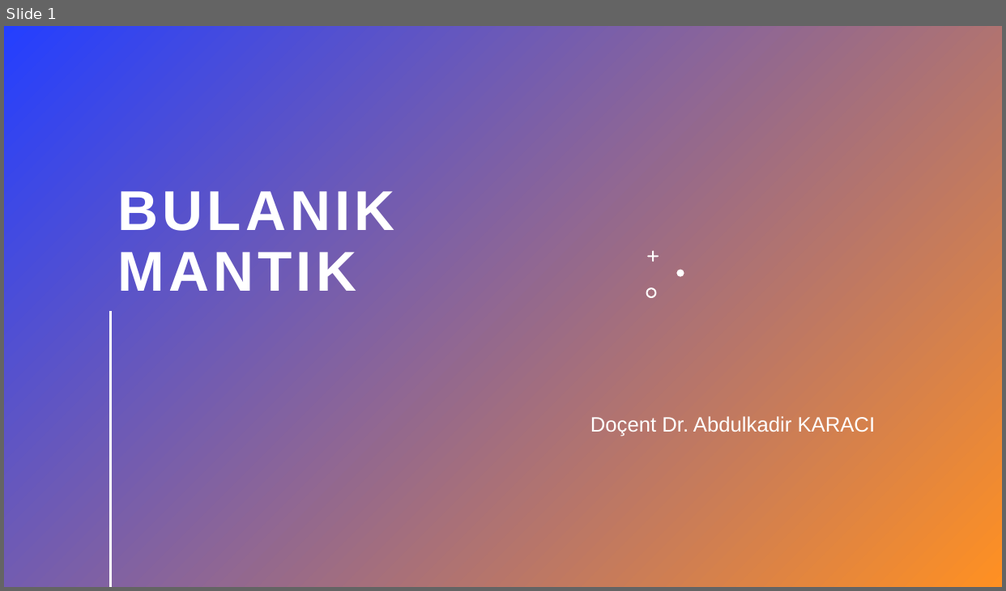
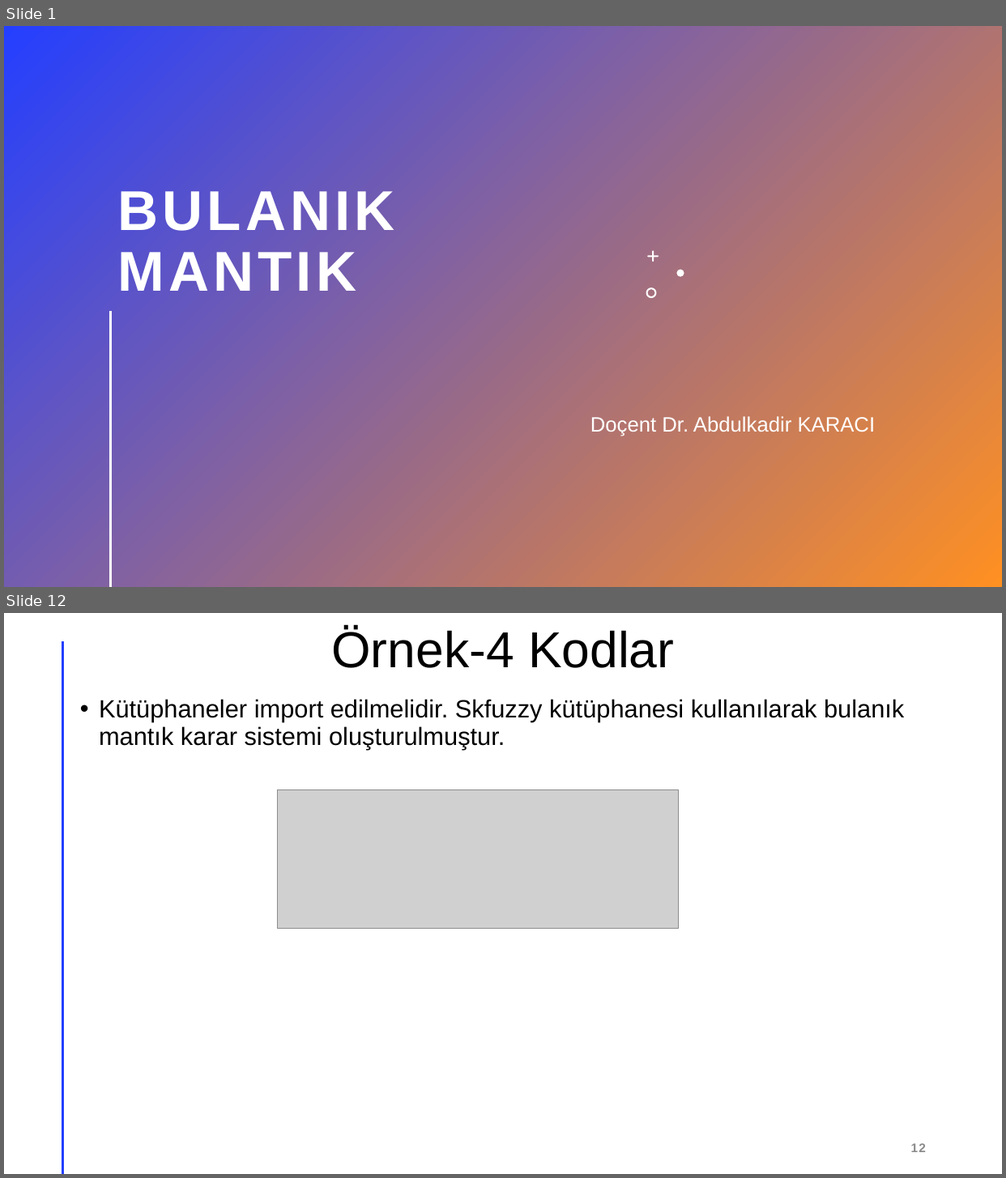
Before and after one commit to akaraci/Bulanik_Mantik, a slide deck: Örnekler.pptx. Shown one above the other, each under a label of ours: slide 1 before the commit, slides 1 and 12 after it; the slides between them are not shown. The pictures are 1006x591 and 1006x1178 pixels, drawn with LibreOffice and Linux fonts; fonts in the diff are those of the drawing; grey boxes stand for pictures. Boxes give left, top, right and bottom in pixels: in the first picture for what was removed or moved away, otherwise in the second. Text is boxed around its words. In the diff, an @@ line names an element or a change of style, - is before the commit and + after.

```diff
--- a/Örnekler.pptx
+++ b/Örnekler.pptx
@@ slide 12 added at [4, 613, 1002, 1174], background #FFFFFF @@
@@ title added at [332, 628, 674, 668], 48.6 pt, text #000000 @@
+Örnek-4 Kodlar
@@ line added from (62, 642) to (62, 1174), #FF9022 2 pt @@
@@ text added at [99, 699, 904, 749], 24 pt, text #000000 @@
+• Kütüphaneler import edilmelidir. Skfuzzy kütüphanesi kullanılarak bulanık mantık karar sistemi oluşturulmuştur.
@@ picture added at [278, 790, 679, 929] @@
@@ page number added at [911, 1144, 926, 1152], 12 pt, text #8C8C8C, bold @@
+12
```
Also in this commit, not shown: 2 slides changed, 22 other slides added.
